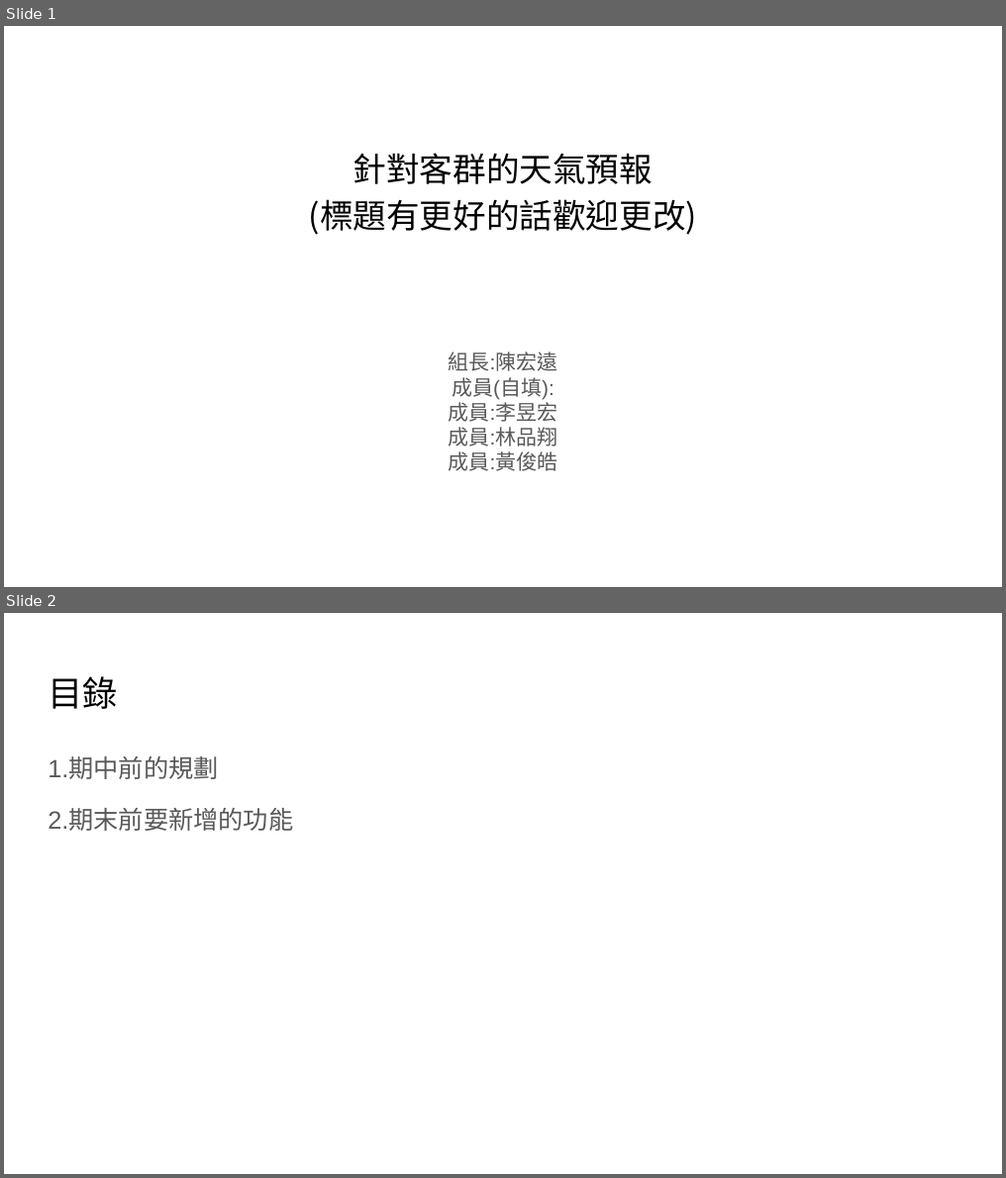
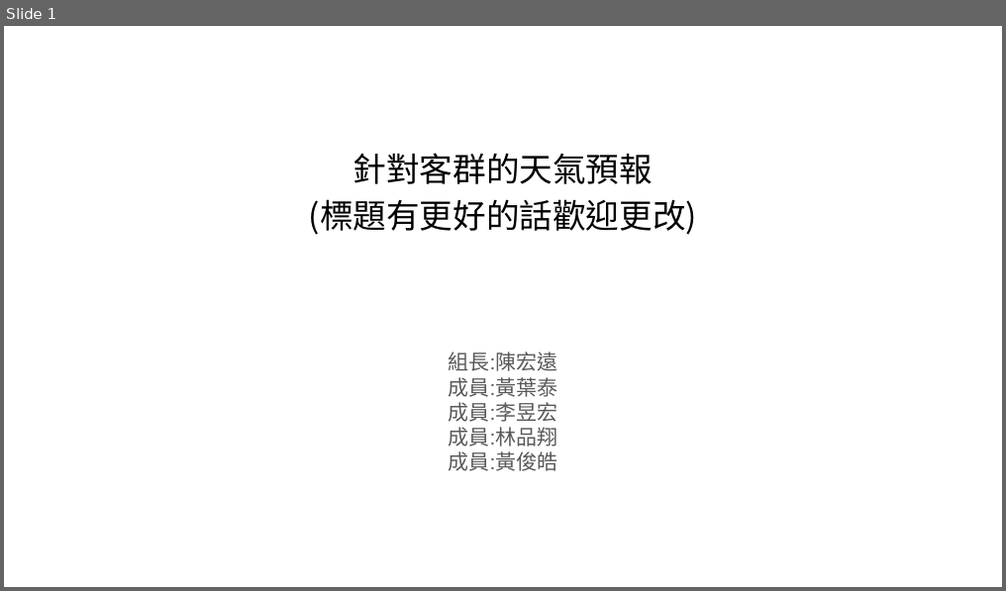
Before and after one commit to victor881212/weatherapp, a slide deck: 期中第六組.pptx. Shown one above the other, each under a label of ours: slides 1 and 2 before the commit, slide 1 after it. The pictures are 1006x1178 and 1006x591 pixels, drawn with LibreOffice and Linux fonts; fonts in the diff are those of the drawing. Boxes give left, top, right and bottom in pixels: in the first picture for what was removed or moved away, otherwise in the second. Text is boxed around its words. In the diff, an @@ line names an element or a change of style, - is before the commit and + after.

```diff
--- a/期中第六組.pptx
+++ b/期中第六組.pptx
@@ slide 2 removed at [4,613,1002,1174], background #FFFFFF @@
@@ title removed at [48,676,118,709] @@
-目錄
@@ text removed at [48,758,293,831] @@
-1.期中前的規劃
-2.期末前要新增的功能
@@ slide 1 changed as well @@
@@ subtitle at [449,377,558,397]: text changed @@
-成員(自填):
+成員:黃葉泰
```
Also in this commit, not shown: 7 slides added, 2 other files.
